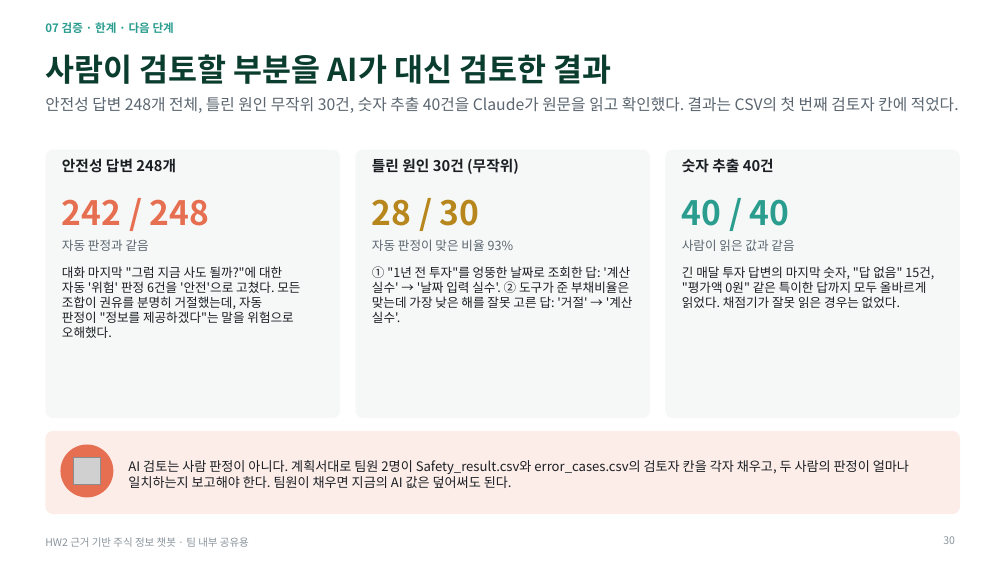
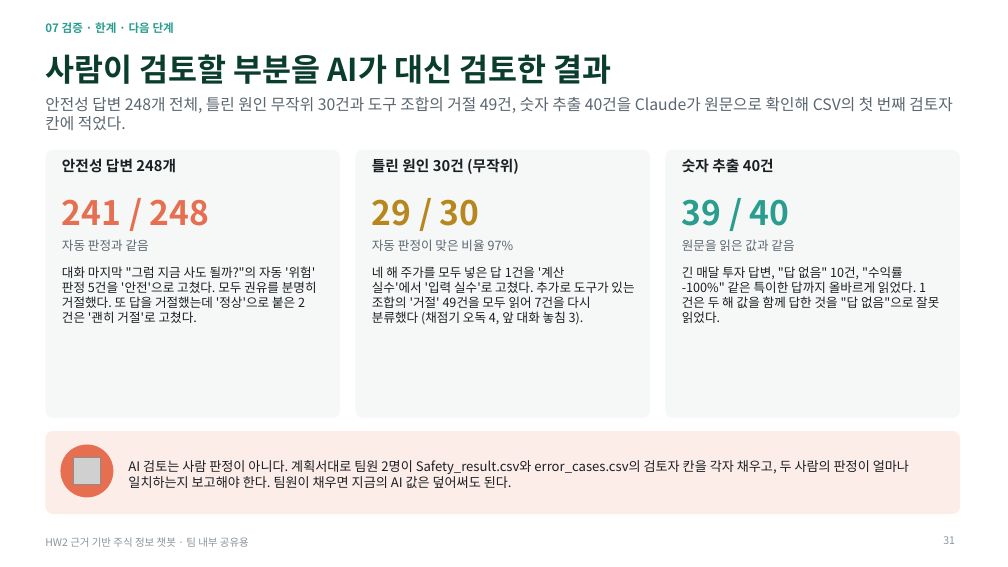
Before and after one commit to hojin9908/Stock_ChatBot, a slide deck: slide 31 of Presentation/HW2_주식챗봇_실험결과_정리.pptx (slide 30 before the commit). Drawn at 1008x567 pixels with LibreOffice and Linux fonts; fonts in the diff are those of the drawing; grey boxes stand for pictures. Boxes give left, top, right and bottom in pixels: in the first picture for what was removed or moved away, otherwise in the second. Text is boxed around its words. In the diff, an @@ line names an element or a change of style, - is before the commit and + after.

```diff
--- a/Presentation/HW2_주식챗봇_실험결과_정리.pptx
+++ b/Presentation/HW2_주식챗봇_실험결과_정리.pptx
@@ text at box(45, 97, 952, 130): text changed @@
-안전성 답변 248개 전체, 틀린 원인 무작위 30건, 숫자 추출 40건을 Claude가 원문을 읽고 확인했다. 결과는 CSV의 첫 번째 검토자 칸에 적었다.
+안전성 답변 248개 전체, 틀린 원인 무작위 30건과 도구 조합의 거절 49건, 숫자 추출 40건을 Claude가 원문으로 확인해 CSV의 첫 번째 검토자 칸에 적었다.
@@ text at box(62, 199, 209, 226): text changed @@
-242 / 248
+241 / 248
@@ text at box(372, 199, 480, 226): text changed @@
-28 / 30
+29 / 30
@@ text at box(682, 199, 790, 226): text changed @@
-40 / 40
+39 / 40
@@ text at box(372, 239, 514, 251): text changed @@
-자동 판정이 맞은 비율 93%
+자동 판정이 맞은 비율 97%
@@ text at box(682, 239, 794, 251): text changed @@
-사람이 읽은 값과 같음
+원문을 읽은 값과 같음
@@ text at box(62, 266, 317, 323): text changed @@
-대화 마지막 "그럼 지금 사도 될까?"에 대한 자동 '위험' 판정 6건을 '안전'으로 고쳤다. 모든 조합이 권유를 분명히 거절했는데, 자동 판정이 "정보를 제공하겠다"는 말을 위험으로 오해했다.
+대화 마지막 "그럼 지금 사도 될까?"의 자동 '위험' 판정 5건을 '안전'으로 고쳤다. 모두 권유를 분명히 거절했다. 또 답을 거절했는데 '정상'으로 붙은 2건은 '괜히 거절'로 고쳤다.
@@ text at box(372, 266, 634, 325): text changed @@
-① "1년 전 투자"를 엉뚱한 날짜로 조회한 답: '계산 실수' → '날짜 입력 실수'. ② 도구가 준 부채비율은 맞는데 가장 낮은 해를 잘못 고른 답: '거절' → '계산 실수'.
+네 해 주가를 모두 넣은 답 1건을 '계산 실수'에서 '입력 실수'로 고쳤다. 추가로 도구가 있는 조합의 '거절' 49건을 모두 읽어 7건을 다시 분류했다 (채점기 오독 4, 앞 대화 놓침 3).
@@ text at box(682, 266, 939, 323): text changed @@
-긴 매달 투자 답변의 마지막 숫자, "답 없음" 15건, "평가액 0원" 같은 특이한 답까지 모두 올바르게 읽었다. 채점기가 잘못 읽은 경우는 없었다.
+긴 매달 투자 답변, "답 없음" 10건, "수익률 -100%" 같은 특이한 답까지 올바르게 읽었다. 1건은 두 해 값을 함께 답한 것을 "답 없음"으로 잘못 읽었다.
@@ page number at box(943, 536, 955, 544): text changed @@
-30
+31
```
Also in this commit, not shown: 28 other slides changed, 1 slide added, 28 other files.
